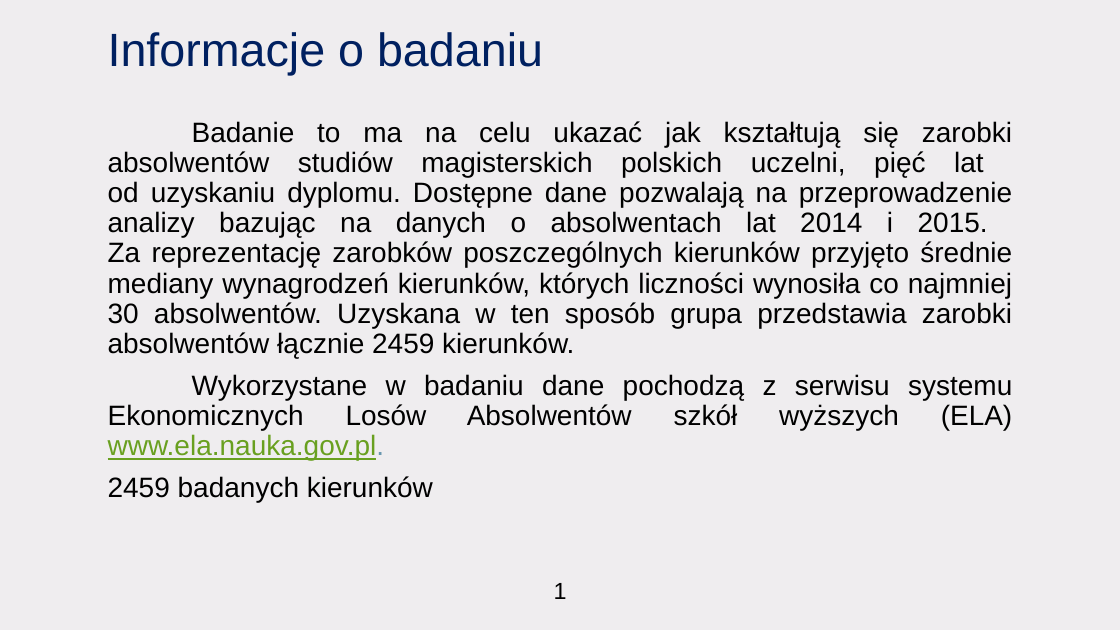
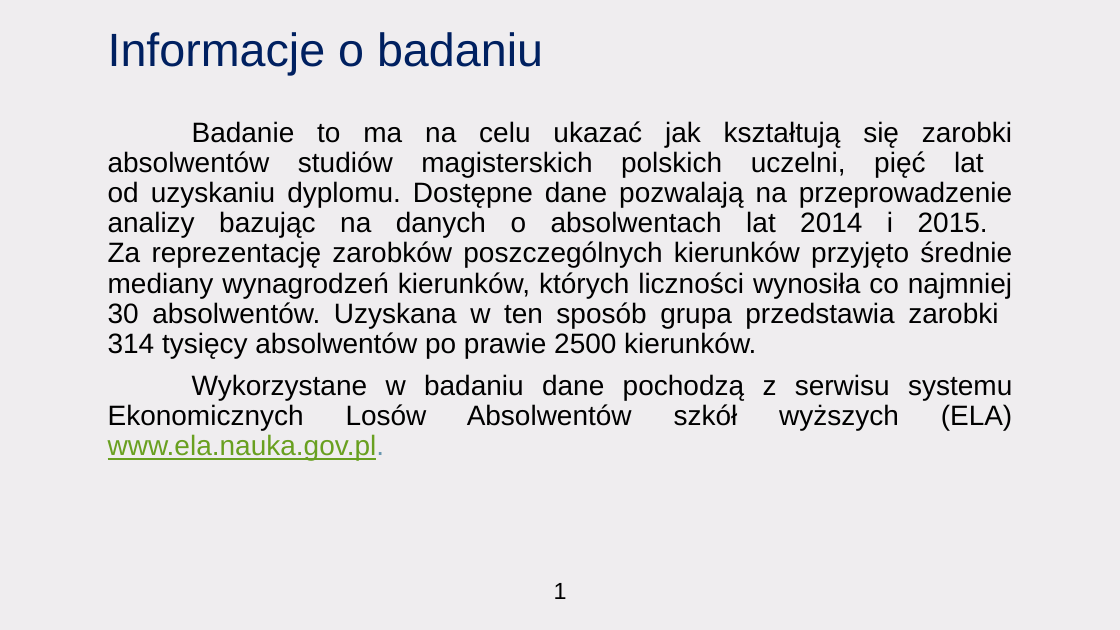
Before and after one commit to CptQuak/CasestudyGraduateEarnings, a slide deck: slide 2 of casestudy.pptx. Drawn at 1120x630 pixels with LibreOffice and Linux fonts; fonts in the diff are those of the drawing. Boxes give left, top, right and bottom in pixels: in the first picture for what was removed or moved away, otherwise in the second. Text is boxed around its words. In the diff, an @@ line names an element or a change of style, - is before the commit and + after.

```diff
--- a/casestudy.pptx
+++ b/casestudy.pptx
@@ text at (x1=108, y1=121, x2=1012, y2=358): text changed @@
-Badanie to ma na celu ukazać jak kształtują się zarobki absolwentów studiów magisterskich polskich uczelni, pięć lat
-od uzyskaniu dyplomu. Dostępne dane pozwalają na przeprowadzenie analizy bazując na danych o absolwentach lat 2014 i 2015.
-Za reprezentację zarobków poszczególnych kierunków przyjęto średnie mediany wynagrodzeń kierunków, których liczności wynosiła co najmniej 30 absolwentów. Uzyskana w ten sposób grupa przedstawia zarobki absolwentów łącznie 2459 kierunków.
+Badanie to ma na celu ukazać jak kształtują się zarobki absolwentów studiów magisterskich polskich uczelni, pięć lat
+od uzyskaniu dyplomu. Dostępne dane pozwalają na przeprowadzenie analizy bazując na danych o absolwentach lat 2014 i 2015.
+Za reprezentację zarobków poszczególnych kierunków przyjęto średnie mediany wynagrodzeń kierunków, których liczności wynosiła co najmniej 30 absolwentów. Uzyskana w ten sposób grupa przedstawia zarobki
+314 tysięcy absolwentów po prawie 2500 kierunków.
@@ text at (x1=108, y1=476, x2=433, y2=503): paragraph removed @@
-2459 badanych kierunków
```
Also in this commit, not shown: 5 other slides changed, 10 other files.
